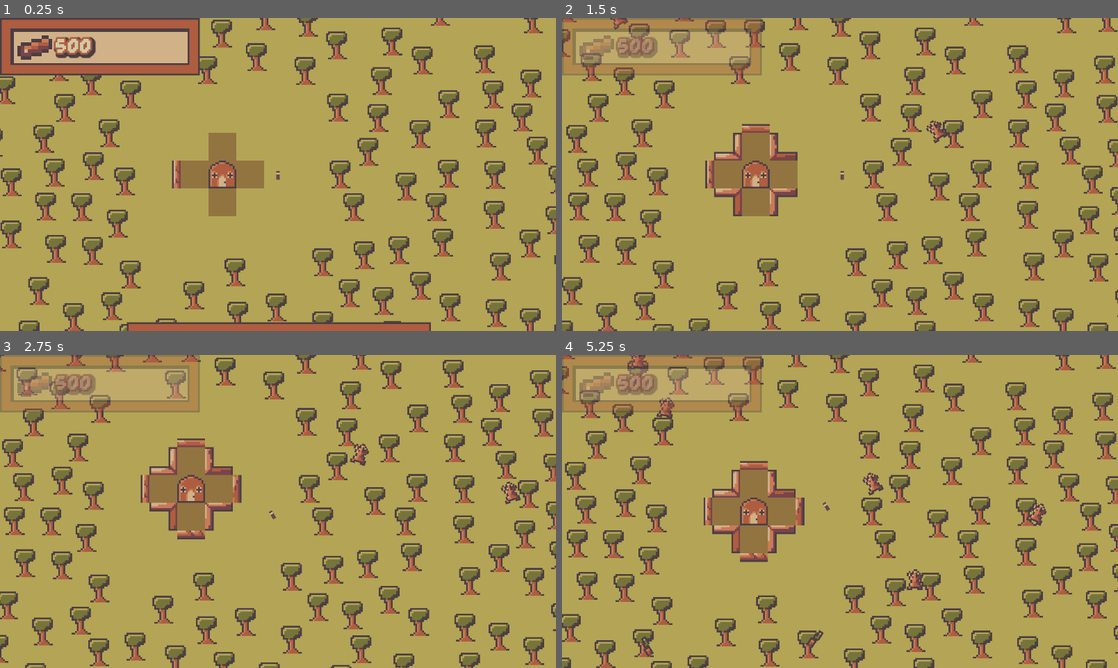
Above: before the commit, frames 1-4 (two rows, left to right).
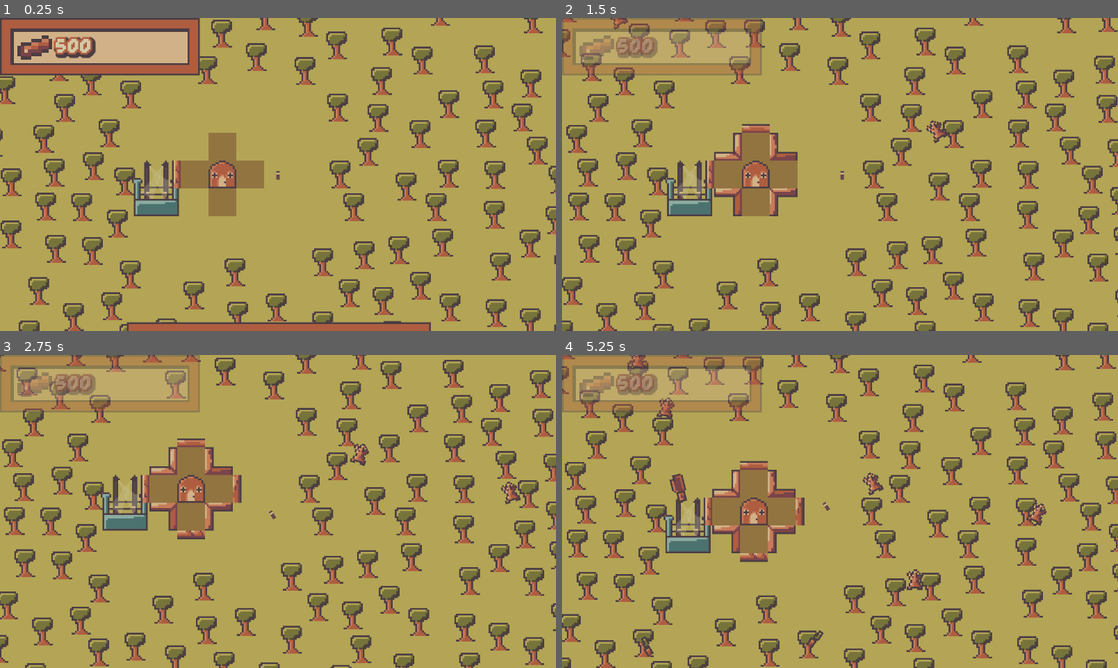
Above: after the commit, the same moments.

Repository: jacksonmist/DeforestStation
Game: Godot game, scene res://Scenes/Root.tscn
Two runs of this game, one before a commit and one after it. Both use one fixed random seed, a clock stepped at 60 frames per second and the inputs below.
Inputs (mouse positions are in pixels of both pictures, inside the frame that each line leads up to):
- Up to frame 1 (0.25 s): no input
- Up to frame 2 (1.5 s): move the mouse to (784, 174) at 0.52 s; press the mouse at (784, 174) at 0.53 s; hold D (Right) 0.53-1.25 s; release the mouse at (784, 174) at 1.25 s; click "Upgrade" at 1.25 s
- Up to frame 3 (2.75 s): move the mouse to (166, 527) at 2.02 s; hold S (Down) from 2.03 s (still down); click (166, 527) at 2.1 s
- Up to frame 4 (5.25 s): move the mouse to (895, 442) at 2.77 s; release S (Down) at 2.78 s; press the mouse at (895, 442) at 2.78 s; hold D (Right) 2.78-3.53 s; move the mouse to (812, 574) at 3.52 s; release the mouse at (812, 574) at 3.53 s; hold W (Up) 3.53-4.28 s; click (812, 574) at 3.6 s; move the mouse to (1006, 558) at 4.27 s; press the mouse at (1006, 558) at 4.28 s; hold A (Left) from 4.28 s (still down); move the mouse to (673, 464) at 5.02 s; release the mouse at (673, 464) at 5.03 s; click (673, 464) at 5.1 s

The runs differ from the first frame. In frame 1, 0.9% of the frame differs, in the area x 23-33%, y 45-64%; in frame 2, 0.9%; in frame 3, 0.9%; in frame 4, 1.1%, in the area x 18-27%, y 37-64%.

Commit message:
Added some buildings

Diff:
--- a/Scenes/Root.tscn
+++ b/Scenes/Root.tscn
@@ -39,6 +39,13 @@
 [ext_resource type="PackedScene" uid="uid://cvvwlioxxd46o" path="res://Scenes/tree_sprite.tscn" id="28_asw58"]
 [ext_resource type="PackedScene" uid="uid://cncyhvhqrtrbr" path="res://Scenes/sapling.tscn" id="29_b2f2k"]
 [ext_resource type="Texture2D" uid="uid://scj60w220fse" path="res://Sprites/Buildings/HouseDestroyed.png" id="30_7j4pg"]
+[ext_resource type="PackedScene" uid="uid://bvepdyl5mvunk" path="res://Scenes/healthbar.tscn" id="33_s7pcd"]
+[ext_resource type="Script" uid="uid://bee4vpa8ku0hg" path="res://Scenes/boxing_ring.gd" id="41_p20sc"]
+[ext_resource type="Texture2D" uid="uid://kq8o0rllyrq7" path="res://Sprites/Buildings/BoxingRingDestroyed.png" id="42_jefpb"]
+[ext_resource type="Texture2D" uid="uid://cv41yioe78jk7" path="res://Sprites/Buildings/BoxingRing.png" id="42_mil3p"]
+[ext_resource type="Script" uid="uid://cvo6v8vhg0j2r" path="res://Scenes/attack_component.gd" id="44_ric31"]
+[ext_resource type="PackedScene" uid="uid://631pop8ih08f" path="res://Scenes/structure_attack_circle.tscn" id="44_y78se"]
+[ext_resource type="PackedScene" uid="uid://c1pw3qgaed5h1" path="res://Scenes/boxing_ring_proj.tscn" id="45_h1spj"]
 
 [sub_resource type="RectangleShape2D" id="RectangleShape2D_ltfbr"]
 size = Vector2(16, 16)
@@ -78,6 +85,9 @@
 [sub_resource type="CircleShape2D" id="CircleShape2D_ltfbr"]
 radius = 8.0
 
+[sub_resource type="RectangleShape2D" id="RectangleShape2D_wovv8"]
+size = Vector2(32, 32)
+
 [node name="Node2D" type="Node2D" unique_id=1513264109]
 
 [node name="DifficultyManager" type="Node" parent="." unique_id=250027250]
@@ -162,6 +172,9 @@
 texture = ExtResource("8_difym")
 
 [node name="BuildingMenu" parent="House" unique_id=1431244483 instance=ExtResource("26_lbgny")]
+visible = false
+
+[node name="Healthbar" parent="House" unique_id=305234403 instance=ExtResource("33_s7pcd")]
 
 [node name="GridManager" type="Node" parent="." unique_id=366981937 node_paths=PackedStringArray("tree_manager", "ground_map", "wall_manager", "structure_manager")]
 script = ExtResource("7_6ebx2")
@@ -210,3 +223,39 @@
 texture = ExtResource("15_fauc5")
 
 [node name="Timer" type="Timer" parent="Player" unique_id=1313961637]
+
+[node name="BoxingRing" type="Area2D" parent="." unique_id=1191862686]
+position = Vector2(-46, 0)
+script = ExtResource("41_p20sc")
+destroyed = ExtResource("42_jefpb")
+texture = ExtResource("42_mil3p")
+base_upgrade_cost = 20
+
+[node name="CollisionShape2D" type="CollisionShape2D" parent="BoxingRing" unique_id=1619618194]
+position = Vector2(8, 8)
+shape = SubResource("RectangleShape2D_wovv8")
+
+[node name="Sprite2D" type="Sprite2D" parent="BoxingRing" unique_id=1706445619]
+position = Vector2(8, 8)
+texture = ExtResource("42_mil3p")
+
+[node name="BuildingMenu" parent="BoxingRing" unique_id=1256980055 instance=ExtResource("26_lbgny")]
+visible = false
+offset_left = -23.0
+offset_right = 40.0
+
+[node name="Healthbar" parent="BoxingRing" unique_id=1475095031 instance=ExtResource("33_s7pcd")]
+offset_left = 0.0
+offset_top = 17.0
+offset_right = 16.0
+offset_bottom = 33.0
+
+[node name="StructureAttackCircle" parent="BoxingRing" unique_id=1048175314 instance=ExtResource("44_y78se")]
+position = Vector2(8, 8)
+
+[node name="AttackComponent" type="Node2D" parent="BoxingRing" unique_id=216968976]
+position = Vector2(8, 8)
+script = ExtResource("44_ric31")
+projectile = ExtResource("45_h1spj")
+proj_speed = 40.0
+metadata/_custom_type_script = "uid://cvo6v8vhg0j2r"
--- a/Scenes/Walls/ev_wall.tscn
+++ b/Scenes/Walls/ev_wall.tscn
@@ -4,6 +4,7 @@
 [ext_resource type="Script" uid="uid://c1b07x6ws2jrs" path="res://Scripts/wall.gd" id="1_f7tdo"]
 [ext_resource type="Texture2D" uid="uid://dvrxwu8lkufd2" path="res://Sprites/Walls/EVDestroyed.png" id="2_kvxnp"]
 [ext_resource type="PackedScene" uid="uid://pqpgexsumlbu" path="res://Scenes/building_menu.tscn" id="4_eso5a"]
+[ext_resource type="PackedScene" uid="uid://bvepdyl5mvunk" path="res://Scenes/healthbar.tscn" id="5_r8nbv"]
 
 [sub_resource type="RectangleShape2D" id="RectangleShape2D_fauc5"]
 size = Vector2(9, 20)
@@ -23,3 +24,5 @@
 
 [node name="Sprite2D" type="Sprite2D" parent="." unique_id=795924912]
 texture = ExtResource("1_2hi4b")
+
+[node name="Healthbar" parent="." unique_id=305234403 instance=ExtResource("5_r8nbv")]
--- a/Scenes/Walls/neinv_wall.tscn
+++ b/Scenes/Walls/neinv_wall.tscn
@@ -4,6 +4,7 @@
 [ext_resource type="Script" uid="uid://c1b07x6ws2jrs" path="res://Scripts/wall.gd" id="1_ix2hg"]
 [ext_resource type="Texture2D" uid="uid://dsemaa354odqq" path="res://Sprites/Walls/NEIDestroyed.png" id="2_73uf0"]
 [ext_resource type="PackedScene" uid="uid://pqpgexsumlbu" path="res://Scenes/building_menu.tscn" id="4_05rol"]
+[ext_resource type="PackedScene" uid="uid://bvepdyl5mvunk" path="res://Scenes/healthbar.tscn" id="5_diyo1"]
 
 [sub_resource type="RectangleShape2D" id="RectangleShape2D_fauc5"]
 size = Vector2(21, 20)
@@ -23,3 +24,5 @@
 texture = ExtResource("1_bnhh4")
 
 [node name="BuildingMenu" parent="." unique_id=1431244483 instance=ExtResource("4_05rol")]
+
+[node name="Healthbar" parent="." unique_id=305234403 instance=ExtResource("5_diyo1")]
--- a/Scenes/Walls/nh_wall.tscn
+++ b/Scenes/Walls/nh_wall.tscn
@@ -4,6 +4,7 @@
 [ext_resource type="Texture2D" uid="uid://dq53sel1cfjyi" path="res://Sprites/Walls/NHWall.png" id="1_rjock"]
 [ext_resource type="Texture2D" uid="uid://c0vkbr6raa8kg" path="res://Sprites/Walls/NWDestroyed.png" id="2_0nosq"]
 [ext_resource type="PackedScene" uid="uid://pqpgexsumlbu" path="res://Scenes/building_menu.tscn" id="4_vt0mh"]
+[ext_resource type="PackedScene" uid="uid://bvepdyl5mvunk" path="res://Scenes/healthbar.tscn" id="5_sgxj0"]
 
 [sub_resource type="RectangleShape2D" id="RectangleShape2D_fauc5"]
 size = Vector2(20, 9)
@@ -23,3 +24,5 @@
 texture = ExtResource("1_rjock")
 
 [node name="BuildingMenu" parent="." unique_id=1431244483 instance=ExtResource("4_vt0mh")]
+
+[node name="Healthbar" parent="." unique_id=305234403 instance=ExtResource("5_sgxj0")]
--- a/Scenes/Walls/nwinv_wall.tscn
+++ b/Scenes/Walls/nwinv_wall.tscn
@@ -4,6 +4,7 @@
 [ext_resource type="Texture2D" uid="uid://lr2uliguuxs6" path="res://Sprites/Walls/NWINVWall.png" id="1_qj4vc"]
 [ext_resource type="Texture2D" uid="uid://yng2305lpm40" path="res://Sprites/Walls/NWIDestroyed.png" id="2_0i3hb"]
 [ext_resource type="PackedScene" uid="uid://pqpgexsumlbu" path="res://Scenes/building_menu.tscn" id="4_cni8e"]
+[ext_resource type="PackedScene" uid="uid://bvepdyl5mvunk" path="res://Scenes/healthbar.tscn" id="5_o0aew"]
 
 [sub_resource type="RectangleShape2D" id="RectangleShape2D_fauc5"]
 size = Vector2(21, 20)
@@ -23,3 +24,5 @@
 texture = ExtResource("1_qj4vc")
 
 [node name="BuildingMenu" parent="." unique_id=1431244483 instance=ExtResource("4_cni8e")]
+
+[node name="Healthbar" parent="." unique_id=305234403 instance=ExtResource("5_o0aew")]
--- a/Scenes/Walls/seinv_wall.tscn
+++ b/Scenes/Walls/seinv_wall.tscn
@@ -4,6 +4,7 @@
 [ext_resource type="Script" uid="uid://c1b07x6ws2jrs" path="res://Scripts/wall.gd" id="1_ikep0"]
 [ext_resource type="Texture2D" uid="uid://cwiwia3mm56xf" path="res://Sprites/Walls/SEIDestroyed.png" id="2_4131w"]
 [ext_resource type="PackedScene" uid="uid://pqpgexsumlbu" path="res://Scenes/building_menu.tscn" id="4_xjf57"]
+[ext_resource type="PackedScene" uid="uid://bvepdyl5mvunk" path="res://Scenes/healthbar.tscn" id="5_hnyva"]
 
 [sub_resource type="RectangleShape2D" id="RectangleShape2D_fauc5"]
 size = Vector2(21, 20)
@@ -23,3 +24,5 @@
 texture = ExtResource("1_4l1o1")
 
 [node name="BuildingMenu" parent="." unique_id=1431244483 instance=ExtResource("4_xjf57")]
+
+[node name="Healthbar" parent="." unique_id=305234403 instance=ExtResource("5_hnyva")]
--- a/Scenes/Walls/sh_wall.tscn
+++ b/Scenes/Walls/sh_wall.tscn
@@ -4,6 +4,7 @@
 [ext_resource type="Texture2D" uid="uid://dpyo5ajkso1e" path="res://Sprites/Walls/SHWall.png" id="1_ri0ft"]
 [ext_resource type="Texture2D" uid="uid://dku7dmsr7iv2" path="res://Sprites/Walls/SHDestroyed.png" id="2_rwuhf"]
 [ext_resource type="PackedScene" uid="uid://pqpgexsumlbu" path="res://Scenes/building_menu.tscn" id="4_irymr"]
+[ext_resource type="PackedScene" uid="uid://bvepdyl5mvunk" path="res://Scenes/healthbar.tscn" id="5_tlhvc"]
 
 [sub_resource type="RectangleShape2D" id="RectangleShape2D_fauc5"]
 size = Vector2(21, 9)
@@ -23,3 +24,5 @@
 texture = ExtResource("1_ri0ft")
 
 [node name="BuildingMenu" parent="." unique_id=1431244483 instance=ExtResource("4_irymr")]
+
+[node name="Healthbar" parent="." unique_id=305234403 instance=ExtResource("5_tlhvc")]
--- a/Scenes/Walls/swinv_wall.tscn
+++ b/Scenes/Walls/swinv_wall.tscn
@@ -4,6 +4,7 @@
 [ext_resource type="Texture2D" uid="uid://blwlkac4hqvw5" path="res://Sprites/Walls/SWINVWall.png" id="1_aq3gb"]
 [ext_resource type="Texture2D" uid="uid://cqpf5orpxotcu" path="res://Sprites/Walls/SWIDestroyed.png" id="2_0iqt3"]
 [ext_resource type="PackedScene" uid="uid://pqpgexsumlbu" path="res://Scenes/building_menu.tscn" id="4_vxafv"]
+[ext_resource type="PackedScene" uid="uid://bvepdyl5mvunk" path="res://Scenes/healthbar.tscn" id="5_cn1m4"]
 
 [sub_resource type="RectangleShape2D" id="RectangleShape2D_fauc5"]
 size = Vector2(21, 20)
@@ -23,3 +24,5 @@
 texture = ExtResource("1_aq3gb")
 
 [node name="BuildingMenu" parent="." unique_id=1431244483 instance=ExtResource("4_vxafv")]
+
+[node name="Healthbar" parent="." unique_id=305234403 instance=ExtResource("5_cn1m4")]
--- a/Scenes/Walls/wv_wall.tscn
+++ b/Scenes/Walls/wv_wall.tscn
@@ -4,6 +4,7 @@
 [ext_resource type="Script" uid="uid://c1b07x6ws2jrs" path="res://Scripts/wall.gd" id="1_cg0f5"]
 [ext_resource type="Texture2D" uid="uid://bxume5tlg7mhn" path="res://Sprites/Walls/WVDestroyed.png" id="2_yajt7"]
 [ext_resource type="PackedScene" uid="uid://pqpgexsumlbu" path="res://Scenes/building_menu.tscn" id="4_v3lbu"]
+[ext_resource type="PackedScene" uid="uid://bvepdyl5mvunk" path="res://Scenes/healthbar.tscn" id="5_4e4hs"]
 
 [sub_resource type="RectangleShape2D" id="RectangleShape2D_fauc5"]
 size = Vector2(11, 20)
@@ -23,3 +24,6 @@
 texture = ExtResource("1_0l74w")
 
 [node name="BuildingMenu" parent="." unique_id=1431244483 instance=ExtResource("4_v3lbu")]
+metadata/_edit_use_anchors_ = true
+
+[node name="Healthbar" parent="." unique_id=305234403 instance=ExtResource("5_4e4hs")]
--- a/Scenes/attack_component.gd
+++ b/Scenes/attack_component.gd
@@ -1,4 +1,4 @@
-extends Node2D
+class_name AttackComponent extends Node2D
 
 var chosen_target: Enemy
 var first_target: bool = true
--- a/Scenes/axel.tscn
+++ b/Scenes/axel.tscn
@@ -5,6 +5,7 @@
 [ext_resource type="Texture2D" uid="uid://b70twr686fglr" path="res://Sprites/Buildings/AxelDestroyed.png" id="3_hfbyh"]
 [ext_resource type="PackedScene" uid="uid://pqpgexsumlbu" path="res://Scenes/building_menu.tscn" id="4_xi7x8"]
 [ext_resource type="Texture2D" uid="uid://cp48g645t2668" path="res://Sprites/Buildings/AxelAxe.png" id="5_qgh7r"]
+[ext_resource type="PackedScene" uid="uid://bvepdyl5mvunk" path="res://Scenes/healthbar.tscn" id="6_0esg4"]
 
 [sub_resource type="RectangleShape2D" id="RectangleShape2D_fojhu"]
 size = Vector2(16, 16)
@@ -43,3 +44,5 @@
 
 [node name="CollisionShape2D" type="CollisionShape2D" parent="AxePivot/CollisionShape2D" unique_id=910355274]
 shape = SubResource("CircleShape2D_fojhu")
+
+[node name="Healthbar" parent="." unique_id=305234403 instance=ExtResource("6_0esg4")]
--- a/Scenes/barracks.tscn
+++ b/Scenes/barracks.tscn
@@ -5,6 +5,7 @@
 [ext_resource type="PackedScene" uid="uid://bq1vdjj0tnmfv" path="res://Scenes/lumberjack.tscn" id="2_87o8n"]
 [ext_resource type="PackedScene" uid="uid://pqpgexsumlbu" path="res://Scenes/building_menu.tscn" id="3_3p7p4"]
 [ext_resource type="Texture2D" uid="uid://cyg8niagay6pe" path="res://Sprites/Buildings/BarracksDestroyed.png" id="3_he61m"]
+[ext_resource type="PackedScene" uid="uid://bvepdyl5mvunk" path="res://Scenes/healthbar.tscn" id="6_nf12f"]
 
 [sub_resource type="RectangleShape2D" id="RectangleShape2D_ltfbr"]
 size = Vector2(16, 16)
@@ -27,3 +28,5 @@
 [node name="BuildingMenu" parent="." unique_id=1431244483 instance=ExtResource("3_3p7p4")]
 
 [node name="HealTimer" type="Timer" parent="." unique_id=65002723]
+
+[node name="Healthbar" parent="." unique_id=305234403 instance=ExtResource("6_nf12f")]
--- a/Scenes/bongo.tscn
+++ b/Scenes/bongo.tscn
@@ -6,6 +6,7 @@
 [ext_resource type="Texture2D" uid="uid://2fcitbft2cqe" path="res://Sprites/Buildings/BongoBuildingDestroyed.png" id="4_0mx1y"]
 [ext_resource type="Texture2D" uid="uid://c64uys76yoeq6" path="res://Sprites/Buildings/BongoBuilding.png" id="5_s32is"]
 [ext_resource type="PackedScene" uid="uid://pqpgexsumlbu" path="res://Scenes/building_menu.tscn" id="6_7ql0t"]
+[ext_resource type="PackedScene" uid="uid://bvepdyl5mvunk" path="res://Scenes/healthbar.tscn" id="7_2to3s"]
 
 [sub_resource type="RectangleShape2D" id="RectangleShape2D_fojhu"]
 size = Vector2(16, 16)
@@ -32,3 +33,5 @@
 [node name="AnimTimer" type="Timer" parent="." unique_id=734431147]
 wait_time = 0.25
 one_shot = true
+
+[node name="Healthbar" parent="." unique_id=305234403 instance=ExtResource("7_2to3s")]
--- /dev/null
+++ b/Scenes/boxing_ring.gd
@@ -0,0 +1,15 @@
+class_name BoxingRing extends Building
+
+@onready var attack_circle: StructureAttackCircle = $StructureAttackCircle
+
+var damage: float = 0.0
+
+@export var base_cooldown: float = 5
+@export var cooldown_scale: float = -0.5
+var cooldown: float = 5
+
+func setup():
+	cooldown - base_cooldown
+
+func calculate_stats():
+	cooldown = base_cooldown + (cooldown_scale * (level - 1))
--- /dev/null
+++ b/Scenes/boxing_ring_proj.tscn
@@ -0,0 +1,18 @@
+[gd_scene format=3 uid="uid://c1pw3qgaed5h1"]
+
+[ext_resource type="Script" uid="uid://v1jbay3e7am0" path="res://Scripts/projectile.gd" id="1_1v851"]
+[ext_resource type="Texture2D" uid="uid://cydbudtoowvqn" path="res://Sprites/BoxingGlove.png" id="2_4ytf7"]
+
+[sub_resource type="RectangleShape2D" id="RectangleShape2D_fojhu"]
+size = Vector2(16, 8)
+
+[node name="BoxingRingProj" type="Area2D" unique_id=1013432828]
+collision_layer = 0
+collision_mask = 4
+script = ExtResource("1_1v851")
+
+[node name="CollisionShape2D" type="CollisionShape2D" parent="." unique_id=1629981801]
+shape = SubResource("RectangleShape2D_fojhu")
+
+[node name="Sprite2D" type="Sprite2D" parent="." unique_id=298648675]
+texture = ExtResource("2_4ytf7")
--- /dev/null
+++ b/Scenes/healthbar.tscn
@@ -0,0 +1,22 @@
+[gd_scene format=3 uid="uid://bvepdyl5mvunk"]
+
+[ext_resource type="Texture2D" uid="uid://duplqgsiit2sn" path="res://Sprites/Healthbar.png" id="1_1v5t1"]
+[ext_resource type="Texture2D" uid="uid://c1oxww0jey067" path="res://Sprites/HealthbarFill.png" id="2_bngtt"]
+
+[node name="Healthbar" type="TextureProgressBar" unique_id=305234403]
+z_index = 1
+anchors_preset = 8
+anchor_left = 0.5
+anchor_top = 0.5
+anchor_right = 0.5
+anchor_bottom = 0.5
+offset_left = -8.0
+offset_top = -6.0
+offset_right = 8.0
+offset_bottom = 10.0
+grow_horizontal = 2
+grow_vertical = 2
+max_value = 75.0
+value = 74.0
+texture_under = ExtResource("1_1v5t1")
+texture_progress = ExtResource("2_bngtt")
--- a/Scenes/structure_attack_circle.gd
+++ b/Scenes/structure_attack_circle.gd
@@ -5,7 +5,7 @@
 var targets: Array[Enemy]
 var chosen_target: Enemy
 var parent: Building
-var range: float
+var attack_range: float
 
 func setup(parent_ref: Building):
 	parent = parent_ref
@@ -13,7 +13,7 @@
 	area_exited.connect(enemy_exited)
 
 func set_range(value: float):
-	range = value
+	attack_range = value
 	collision.shape.radius = range
 
 func enemy_entered(body):
--- /dev/null
+++ b/Scenes/structure_attack_circle.tscn
@@ -0,0 +1,14 @@
+[gd_scene format=3 uid="uid://631pop8ih08f"]
+
+[ext_resource type="Script" uid="uid://chlfduv0r0x3i" path="res://Scenes/structure_attack_circle.gd" id="1_7nfs3"]
+
+[sub_resource type="CircleShape2D" id="CircleShape2D_fojhu"]
+radius = 64.0
+
+[node name="StructureAttackCircle" type="Area2D" unique_id=1048175314]
+collision_layer = 0
+collision_mask = 4
+script = ExtResource("1_7nfs3")
+
+[node name="CollisionShape2D" type="CollisionShape2D" parent="." unique_id=1642940684]
+shape = SubResource("CircleShape2D_fojhu")
--- a/Scenes/watchtower.gd
+++ b/Scenes/watchtower.gd
@@ -1,8 +1,6 @@
 class_name Watchtower extends Building
 
 @onready var structure_attack_circle: StructureAttackCircle = $StructureAttackCircle
-
-var projectile: PackedScene
 
 @export var base_attack_range: float = 64.0
 @export var attack_range_scale: float = 16.0
@@ -22,7 +20,7 @@
 	damage = base_damage
 	structure_attack_circle.set_range(attack_range)
 
-func calculate_repair_cost():
+func calculate_stats():
 	attack_range = base_attack_range + (attack_range_scale * (level - 1))
 	structure_attack_circle.set_range(attack_range)
 	damage = base_damage + (damage_scale * (level - 1))
--- a/Scenes/watchtower.tscn
+++ b/Scenes/watchtower.tscn
@@ -4,14 +4,12 @@
 [ext_resource type="Texture2D" uid="uid://dwqtaxkbyxxd2" path="res://Sprites/Buildings/WatchtowerDestroyed.png" id="2_dravq"]
 [ext_resource type="Texture2D" uid="uid://d0o6egassawcm" path="res://Sprites/Buildings/Watchtower.png" id="3_l5kcv"]
 [ext_resource type="PackedScene" uid="uid://pqpgexsumlbu" path="res://Scenes/building_menu.tscn" id="4_csx8u"]
-[ext_resource type="Script" uid="uid://chlfduv0r0x3i" path="res://Scenes/structure_attack_circle.gd" id="5_dravq"]
+[ext_resource type="PackedScene" uid="uid://631pop8ih08f" path="res://Scenes/structure_attack_circle.tscn" id="5_bk3sn"]
 [ext_resource type="Script" uid="uid://cvo6v8vhg0j2r" path="res://Scenes/attack_component.gd" id="6_l5kcv"]
 [ext_resource type="PackedScene" uid="uid://bwsje06si6jec" path="res://Scenes/watchtower_proj.tscn" id="7_csx8u"]
+[ext_resource type="PackedScene" uid="uid://bvepdyl5mvunk" path="res://Scenes/healthbar.tscn" id="8_bk3sn"]
 
 [sub_resource type="RectangleShape2D" id="RectangleShape2D_ltfbr"]
-
-[sub_resource type="CircleShape2D" id="CircleShape2D_fojhu"]
-radius = 64.0
 
 [node name="Watchtower" type="Area2D" unique_id=1353480180]
 collision_mask = 0
@@ -30,14 +28,10 @@
 
 [node name="BuildingMenu" parent="." unique_id=1431244483 instance=ExtResource("4_csx8u")]
 
-[node name="StructureAttackCircle" type="Area2D" parent="." unique_id=350848969]
-collision_layer = 0
-collision_mask = 4
-script = ExtResource("5_dravq")
-
-[node name="CollisionShape2D" type="CollisionShape2D" parent="StructureAttackCircle" unique_id=688091219]
-shape = SubResource("CircleShape2D_fojhu")
+[node name="StructureAttackCircle" parent="." unique_id=1048175314 instance=ExtResource("5_bk3sn")]
 
 [node name="AttackComponent" type="Node2D" parent="." unique_id=498190048]
 script = ExtResource("6_l5kcv")
 projectile = ExtResource("7_csx8u")
+
+[node name="Healthbar" parent="." unique_id=305234403 instance=ExtResource("8_bk3sn")]
--- a/Scripts/building.gd
+++ b/Scripts/building.gd
@@ -2,6 +2,10 @@
 
 @onready var sprite: Sprite2D = $Sprite2D
 @onready var building_menu: BuildingMenu = $BuildingMenu
+@onready var healthbar: TextureProgressBar = $Healthbar
+var healthbar_gradient: Gradient = Gradient.new()
+var full_health_color: Color = Color("abff7a")
+var no_health_color: Color = Color("ff7a7a")
 
 @export var repair_cost: int = 1
 var amount_spent: int = 0
@@ -48,6 +52,12 @@
 	sell_amount = int(round(float(amount_spent / 2)))
 	prices_changed.emit()
 
+	healthbar_gradient.set_color(0, no_health_color)
+	healthbar_gradient.set_color(1, full_health_color)
+	healthbar_gradient.set_offset(0, 0.0)
+	healthbar_gradient.set_offset(1, 1.0)
+	update_health_bar()
+
 func setup():
 	pass
 
@@ -67,6 +77,7 @@
 		max_level_reached.emit()
 	_calculate_upgrade_cost()
 	prices_changed.emit()
+	update_health_bar()
 	return true
 
 func calculate_stats():
@@ -91,13 +102,15 @@
 	damaged_tween.tween_property(self, "modulate", damaged_color, damaged_time / 2)
 	damaged_tween.tween_property(self, "modulate", Color.WHITE, damaged_time / 2)
 	health -= amount
+	update_health_bar()
 	damaged.emit()
 	if health <= 0:
 		health = 0
 		destroy()
 
-func heal(amount: int):
+func heal(amount: float):
 	health += amount
+	update_health_bar()
 	if health > max_health:
 		health = max_health
 
@@ -145,3 +158,8 @@
 
 func building_placed():
 	amount_spent += purchase_cost
+
+func update_health_bar():
+	healthbar.visible = false if health == max_health else true
+	healthbar.tint_progress = healthbar_gradient.sample(health / max_health)
+	healthbar.value = ((health / max_health) * 50) + 12.5
Not shown, added: Scenes/boxing_ring.gd.uid
Binary file added: Sprites/BoxingGlove.png
Not shown, added: Sprites/BoxingGlove.png.import
Binary file added: Sprites/Buildings/BoxingRing.png
Not shown, added: Sprites/Buildings/BoxingRing.png.import
Binary file added: Sprites/Buildings/BoxingRingAnim1.png
Not shown, added: Sprites/Buildings/BoxingRingAnim1.png.import
Binary file added: Sprites/Buildings/BoxingRingAnim2.png
Not shown, added: Sprites/Buildings/BoxingRingAnim2.png.import
Binary file added: Sprites/Buildings/BoxingRingDestroyed.png
Not shown, added: Sprites/Buildings/BoxingRingDestroyed.png.import
Binary file added: Sprites/Healthbar.png
(and 3 more such lines)
